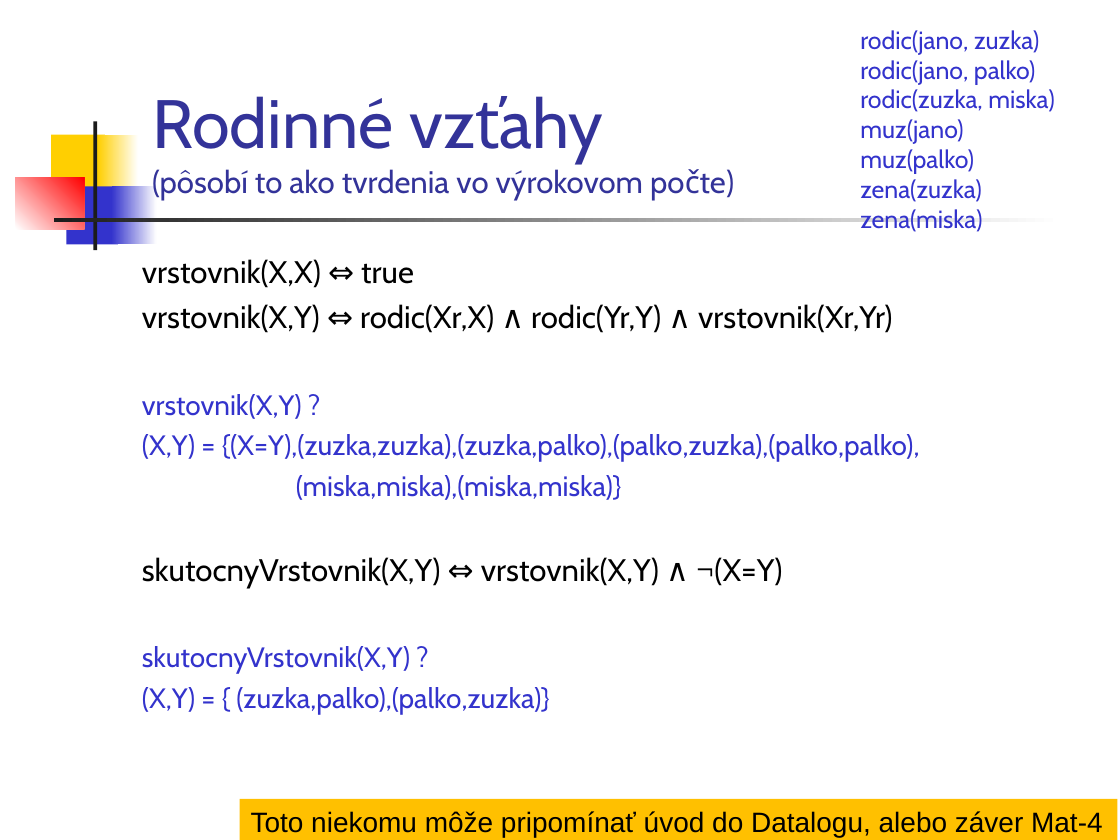
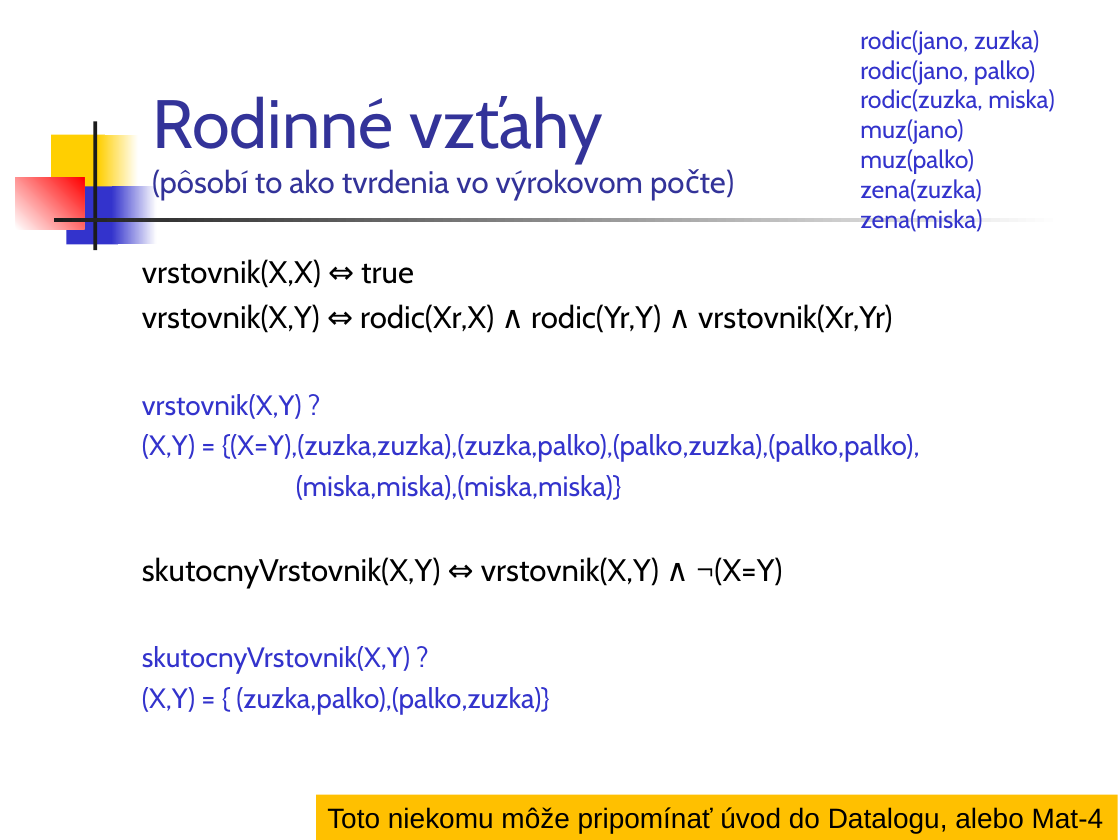
Before and after one commit to paradigmy/Prednasky, a slide deck: slide 8 of 10/logicke1.ppt. Drawn at 1120x840 pixels with LibreOffice and Linux fonts; fonts in the diff are those of the drawing. Boxes give left, top, right and bottom in pixels: in the first picture for what was removed or moved away, otherwise in the second. Text is boxed around its words. In the diff, an @@ line names an element or a change of style, - is before the commit and + after.

```diff
--- a/10/logicke1.ppt
+++ b/10/logicke1.ppt
@@ rectangle "Toto niekomu môže pripomínať úvod ...": place and size @@
-rectangle "Toto niekomu môže pripomínať úvod ..." at bbox=[240, 799, 1118, 840]
+rectangle "Toto niekomu môže pripomínať úvod ..." at bbox=[316, 795, 1118, 840]
@@ text in rectangle at bbox=[327, 807, 1104, 833]: text changed @@
-Toto niekomu môže pripomínať úvod do Datalogu, alebo záver Mat-4
+Toto niekomu môže pripomínať úvod do Datalogu, alebo Mat-4
```
Also in this commit, not shown: 9 other slides changed, 2 other files.
